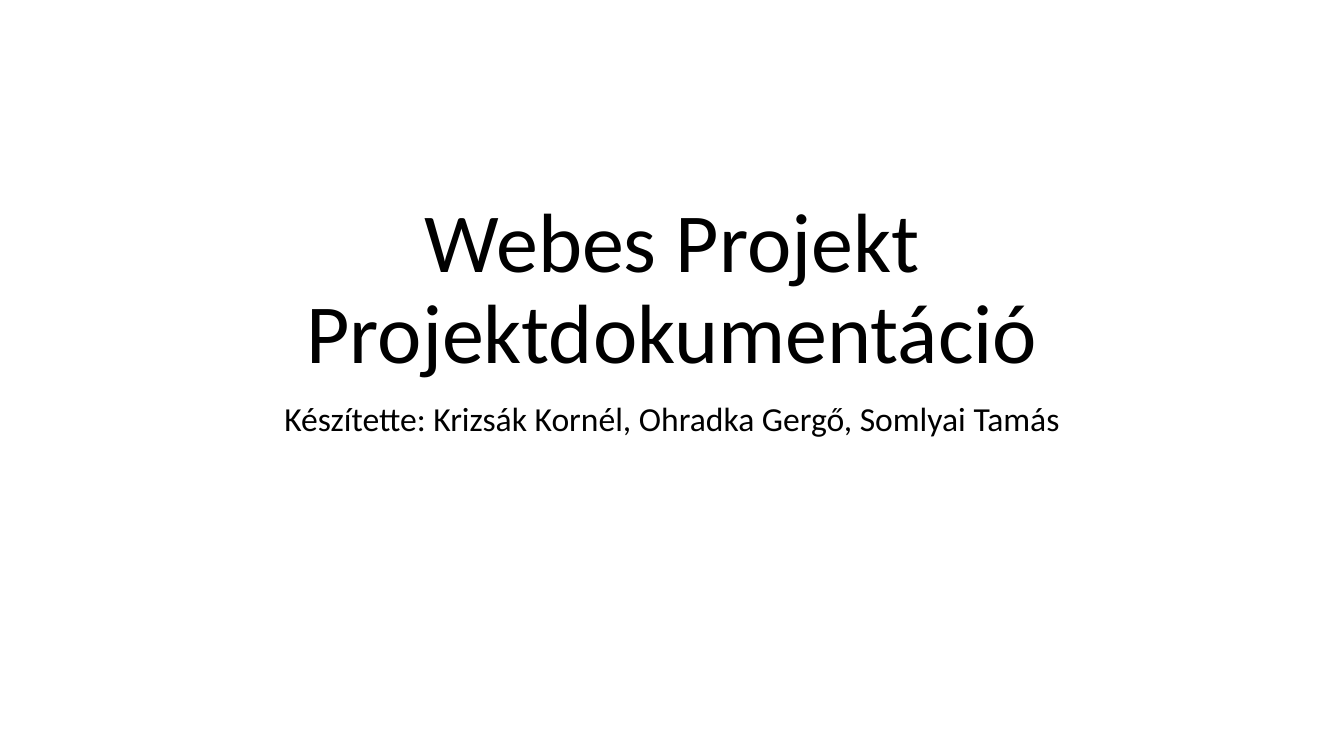
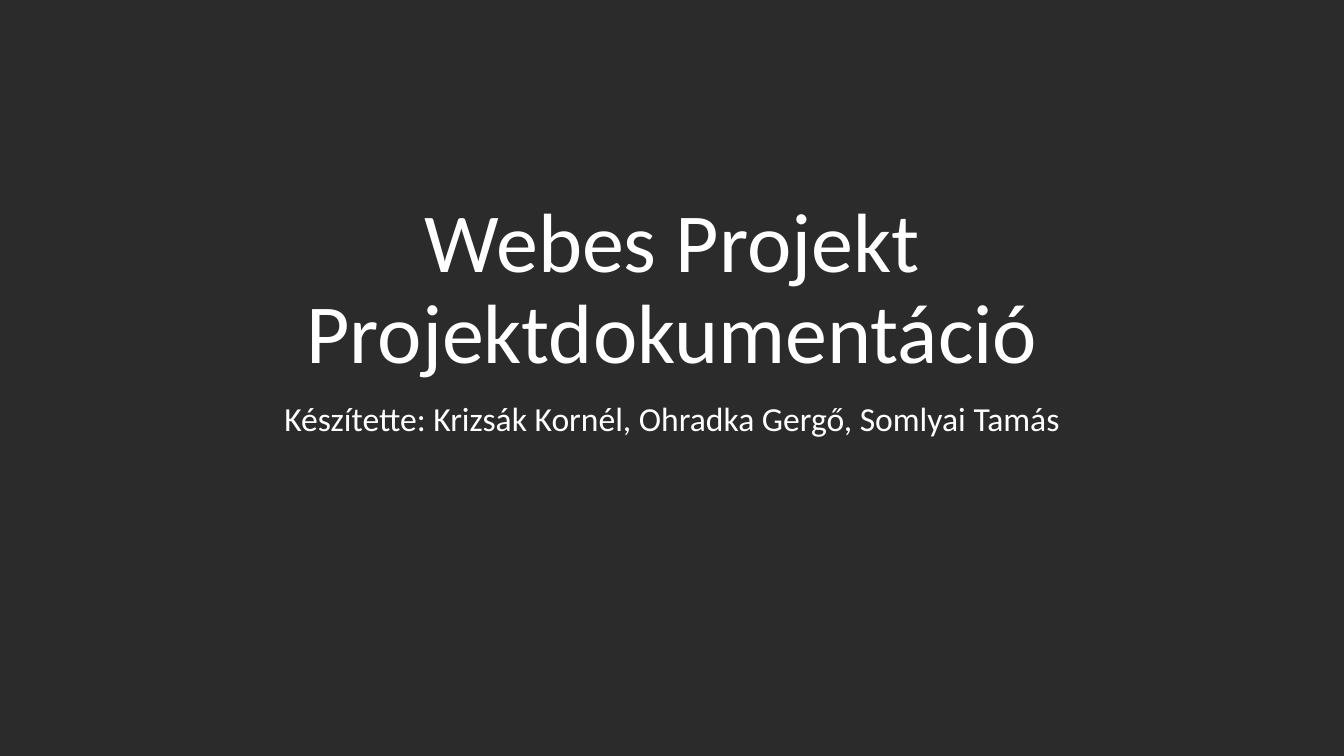
Before and after one commit to KrizsakKornelKaroly/webes-projekt, a slide deck: slide 1 of Bemutató/Webes Projekt.pptx. Drawn at 1344x756 pixels with LibreOffice and Linux fonts; fonts in the diff are those of the drawing; background and template pictures are left out; a plain dark background stands for a picture behind light text. Boxes give left, top, right and bottom in pixels: in the first picture for what was removed or moved away, otherwise in the second. Text is boxed around its words. In the diff, an @@ line names an element or a change of style, - is before the commit and + after.

```diff
--- a/Bemutató/Webes Projekt.pptx
+++ b/Bemutató/Webes Projekt.pptx
@@ background #FFFFFF to picture (left out) @@
@@ title "Webes Projekt Projektdokumentáció" at [307, 213, 1037, 378]: text colour #000000 to #FFFFFF @@
@@ subtitle "Készítette: Krizsák Kornél, Ohradka Gergő, ..." at [284, 407, 1060, 437]: text colour #000000 to #FFFFFF @@
```
Also in this commit, not shown: 4 other slides changed, 3 slides added, 3 slides removed.
